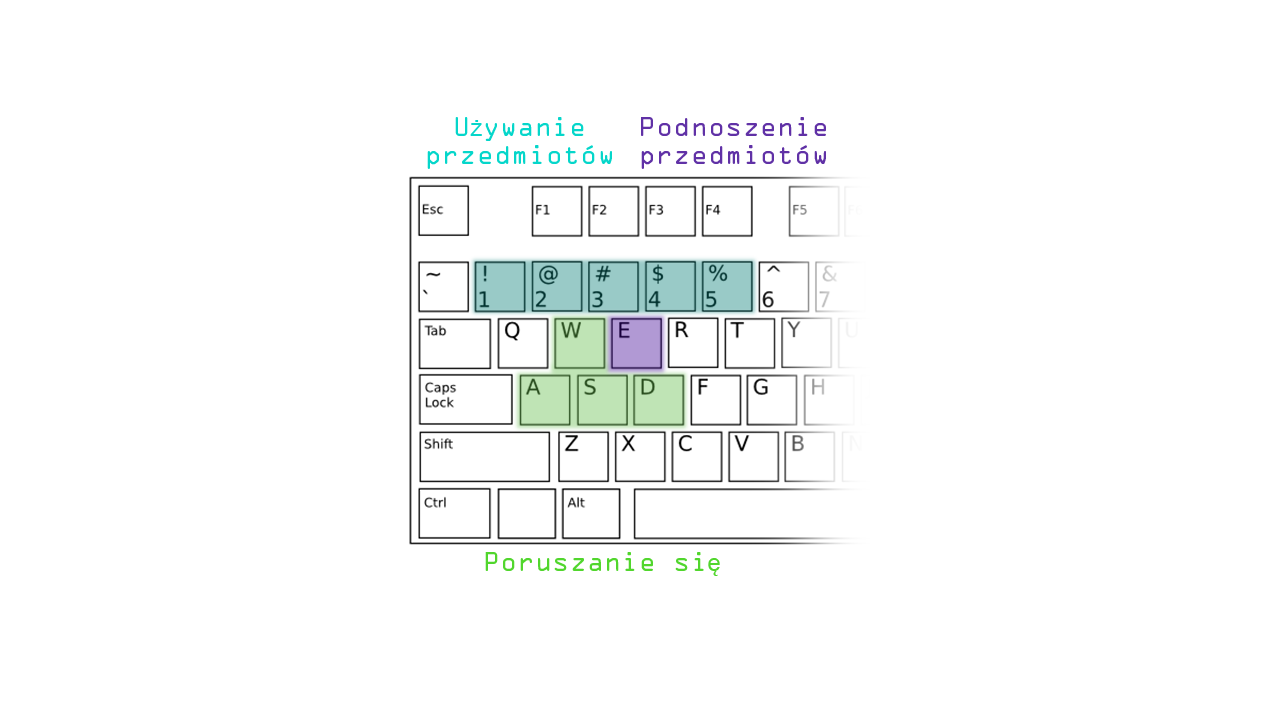
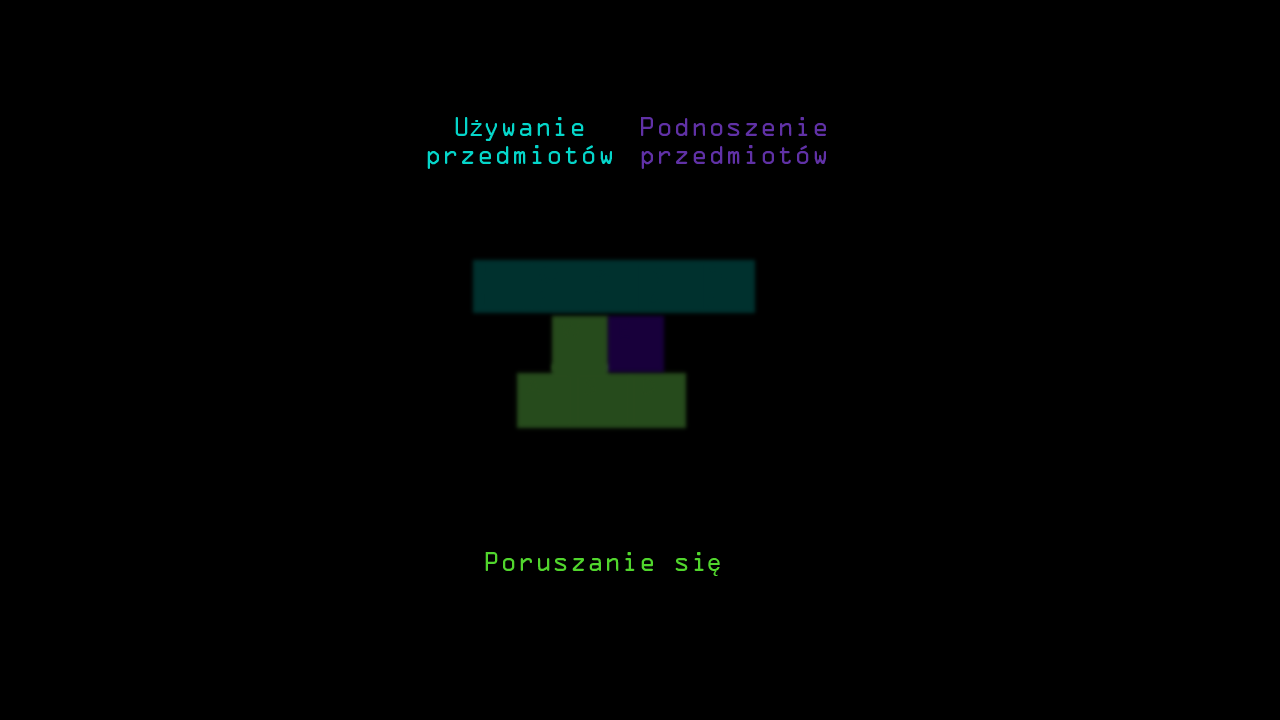
The second 1280 x 720 image is a revision of the first. Changes to its layers:
added layer "Poruszanie się kopia" above "Poruszanie się" over [409, 117, 870, 576]
hid "Poruszanie się" over [485, 552, 720, 576]
hid "Podnoszenie przedmiotów" over [641, 117, 826, 169]
hid "Używanie przedmiotów" over [427, 117, 612, 169]
hid "hl2" over [468, 255, 760, 318]
hid "hl3" over [603, 311, 669, 377]
hid "hl1" over [512, 311, 691, 433]
hid "keyboard_us kopia 2" over [409, 176, 870, 545]
showed "Warstwa 1" over [0, 0, 1280, 720]
